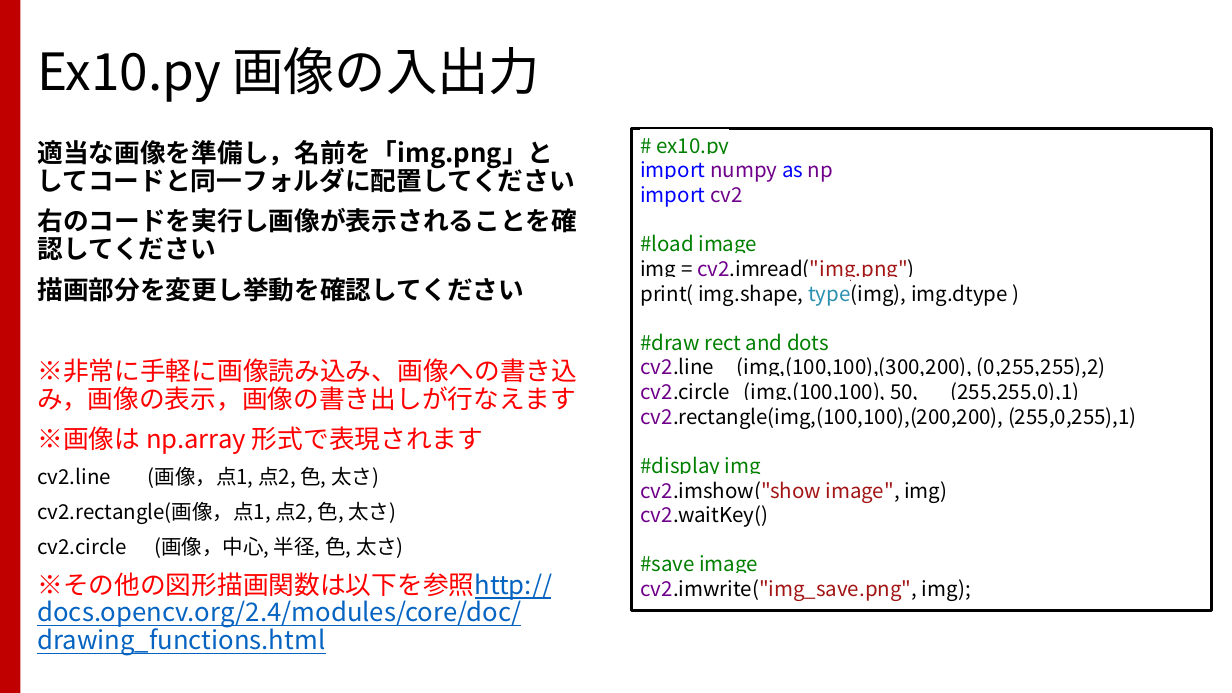
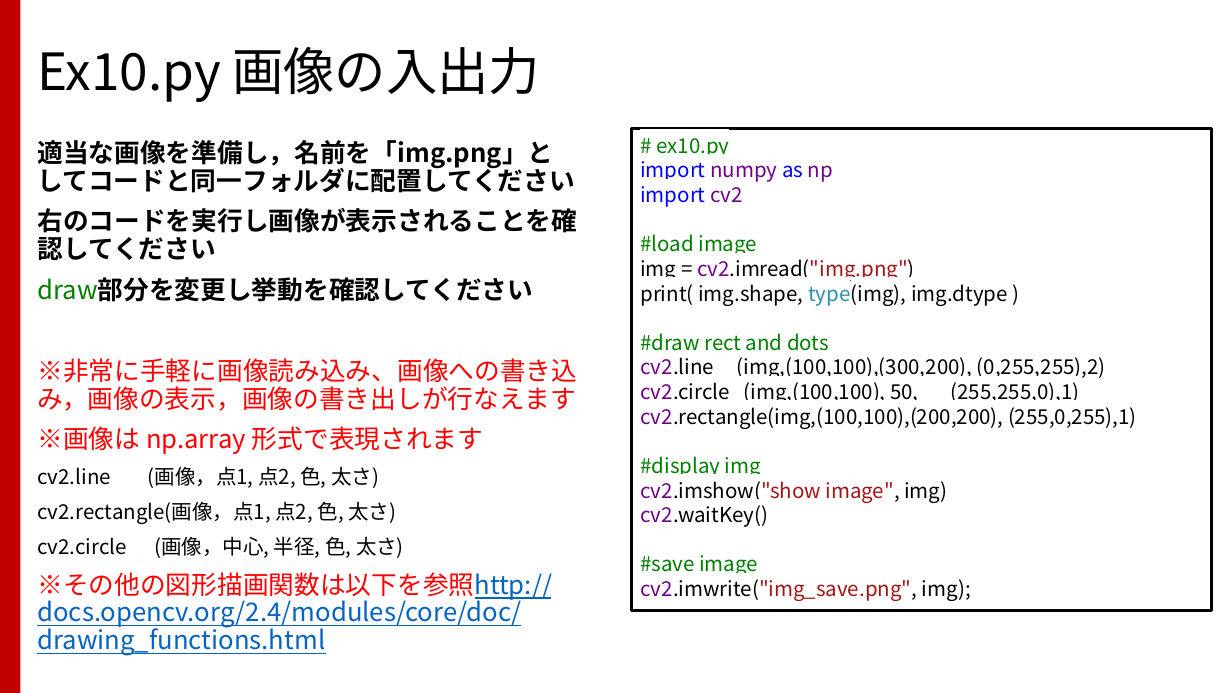
Before and after one commit to TakashiIjiri/TakashiIjiri.github.io, a slide deck: slide 21 of classes/dm2017/DigitalMedia2_13.pptx. Drawn at 1232x693 pixels with LibreOffice and Linux fonts; fonts in the diff are those of the drawing. Boxes give left, top, right and bottom in pixels: in the first picture for what was removed or moved away, otherwise in the second. Text is boxed around its words. In the diff, an @@ line names an element or a change of style, - is before the commit and + after.

```diff
--- a/classes/dm2017/DigitalMedia2_13.pptx
+++ b/classes/dm2017/DigitalMedia2_13.pptx
@@ text at <box>37,277,533,302</box>: text changed @@
-描画部分を変更し挙動を確認してください
+draw部分を変更し挙動を確認してください
```
Also in this commit, not shown: 3 other slides changed, 2 other files.
